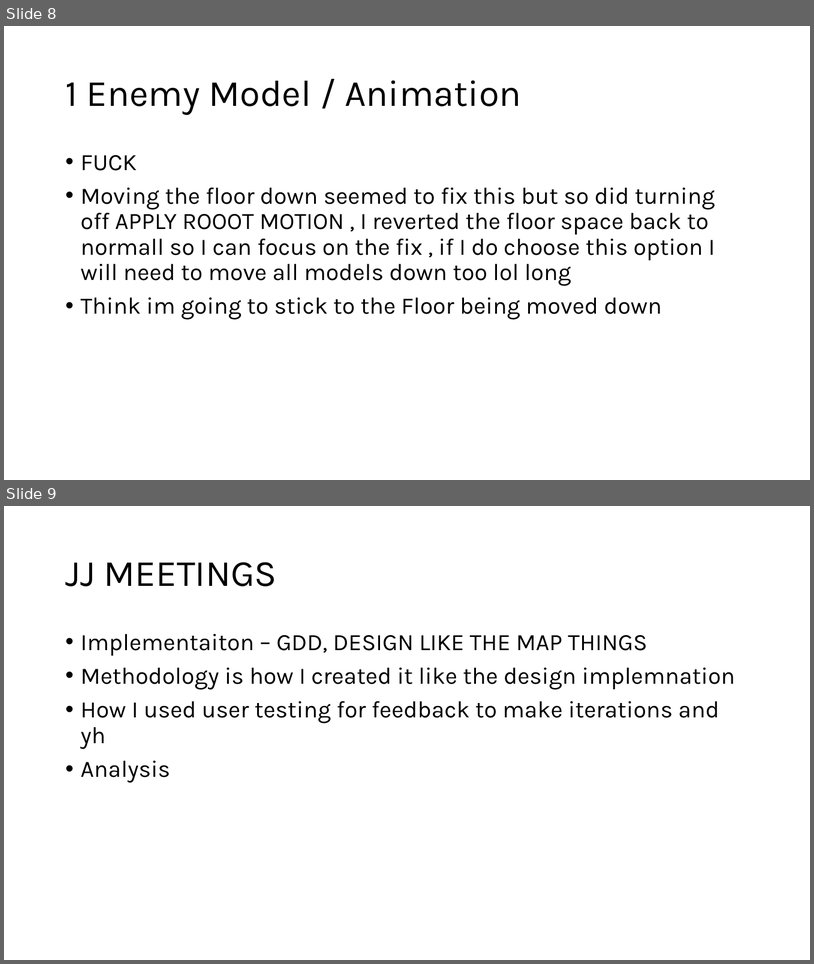
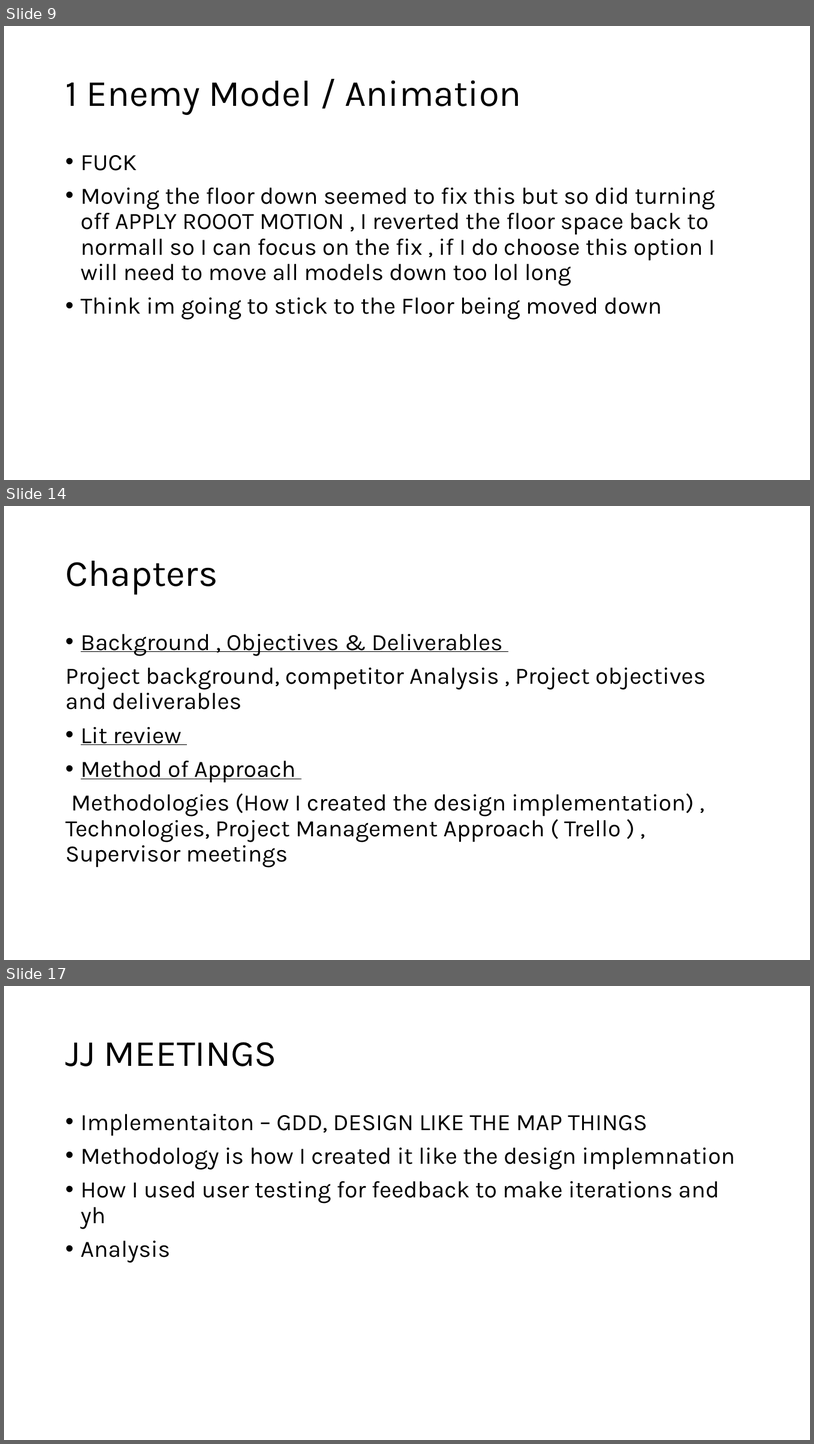
Before and after one commit to Mdot5596/Timeline-Takedown, a slide deck: Documentation/Report/Documentationofstuff.pptx. Shown one above the other, each under a label of ours: slides 8 and 9 before the commit, slides 9, 14 and 17 after it; the slides between them are not shown. The pictures are 814x964 and 814x1444 pixels, drawn with LibreOffice and Linux fonts; fonts in the diff are those of the drawing. Boxes give left, top, right and bottom in pixels: in the first picture for what was removed or moved away, otherwise in the second. Text is boxed around its words. In the diff, an @@ line names an element or a change of style, - is before the commit and + after.

```diff
--- a/Documentation/Report/Documentationofstuff.pptx
+++ b/Documentation/Report/Documentationofstuff.pptx
@@ slide 14 added at (4,506,810,960), background #FFFFFF @@
@@ title added at (65,561,218,595), 44 pt, text #000000 @@
+Chapters
@@ text added at (65,634,706,867), 28 pt, text #000000 @@
+• Background , Objectives & Deliverables
+Project background, competitor Analysis , Project objectives and deliverables
+• Lit review
+• Method of Approach
+Methodologies (How I created the design implementation) , Technologies, Project Management Approach ( Trello ) , Supervisor meetings
@@ what was slide 8 is now slide 9 @@
@@ what was slide 9 is now slide 17 @@
```
Also in this commit, not shown: 1 slide changed, 7 other slides added, 16 other files.
